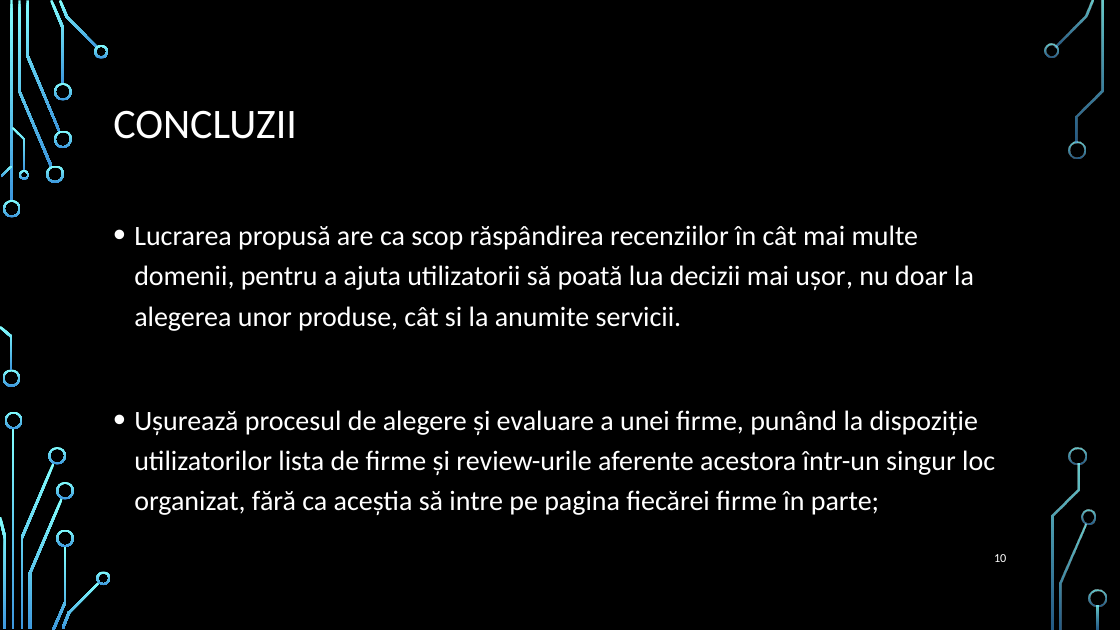
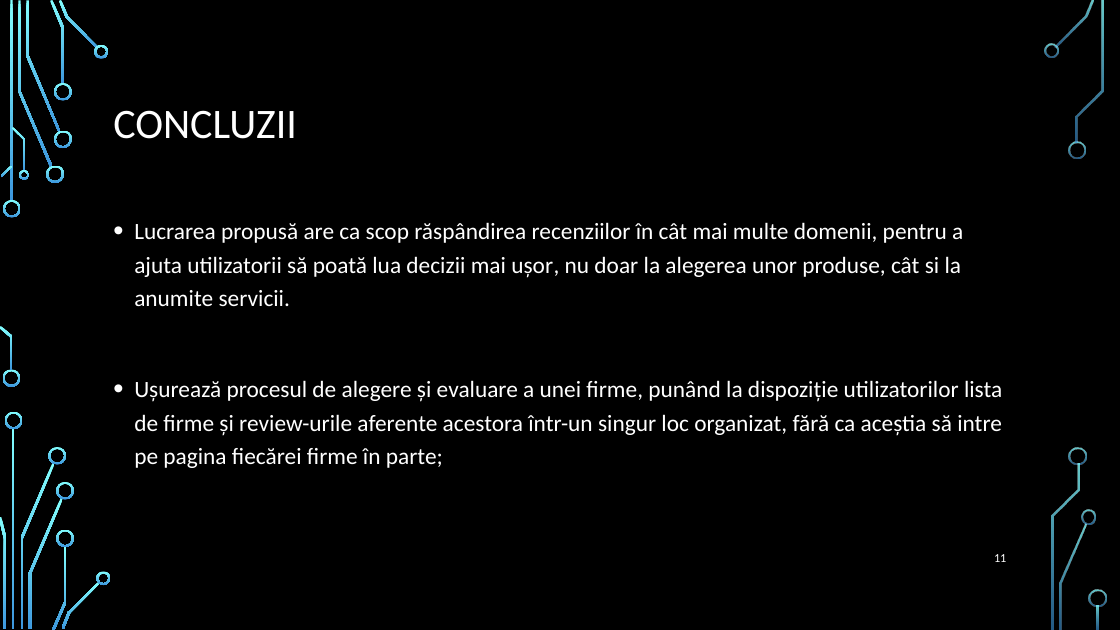
Before and after one commit to ddorian12/Licenta2018BazganDorian, a slide deck: slide 11 of ReviewFactsBest.pptx (slide 10 before the commit). Drawn at 1120x630 pixels with LibreOffice and Linux fonts; fonts in the diff are those of the drawing; background and template pictures are left out. Boxes give left, top, right and bottom in pixels: in the first picture for what was removed or moved away, otherwise in the second. Text is boxed around its words. In the diff, an @@ line names an element or a change of style, - is before the commit and + after.

```diff
--- a/ReviewFactsBest.pptx
+++ b/ReviewFactsBest.pptx
@@ text "Lucrarea propusă are ca scop ..." at bbox=[134, 222, 1002, 468]: size 24 to 20 pt @@
@@ page number at bbox=[994, 554, 1006, 562]: text changed @@
-10
+11
```
Also in this commit, not shown: 5 other slides changed, 1 slide added.
